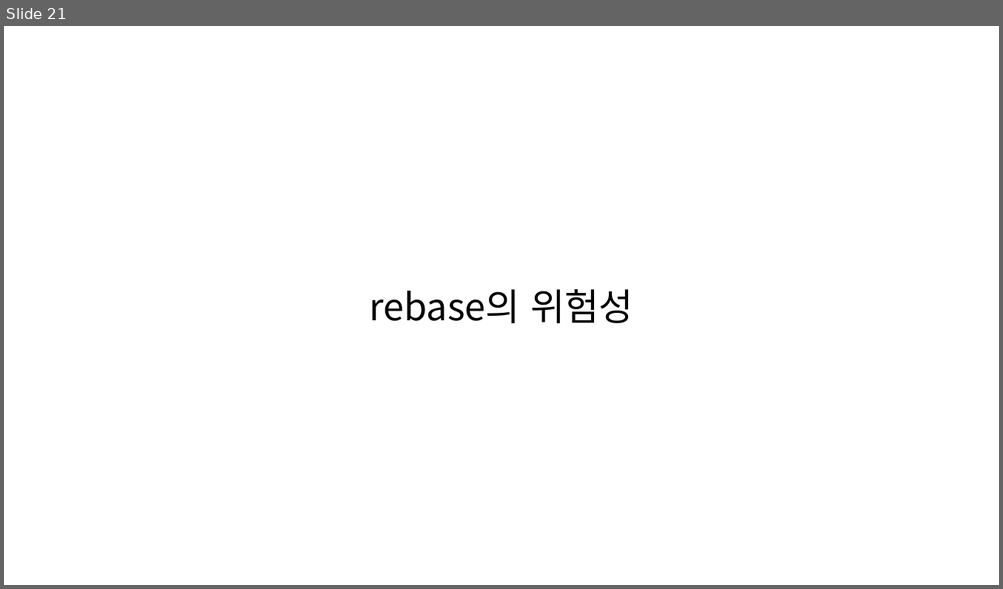
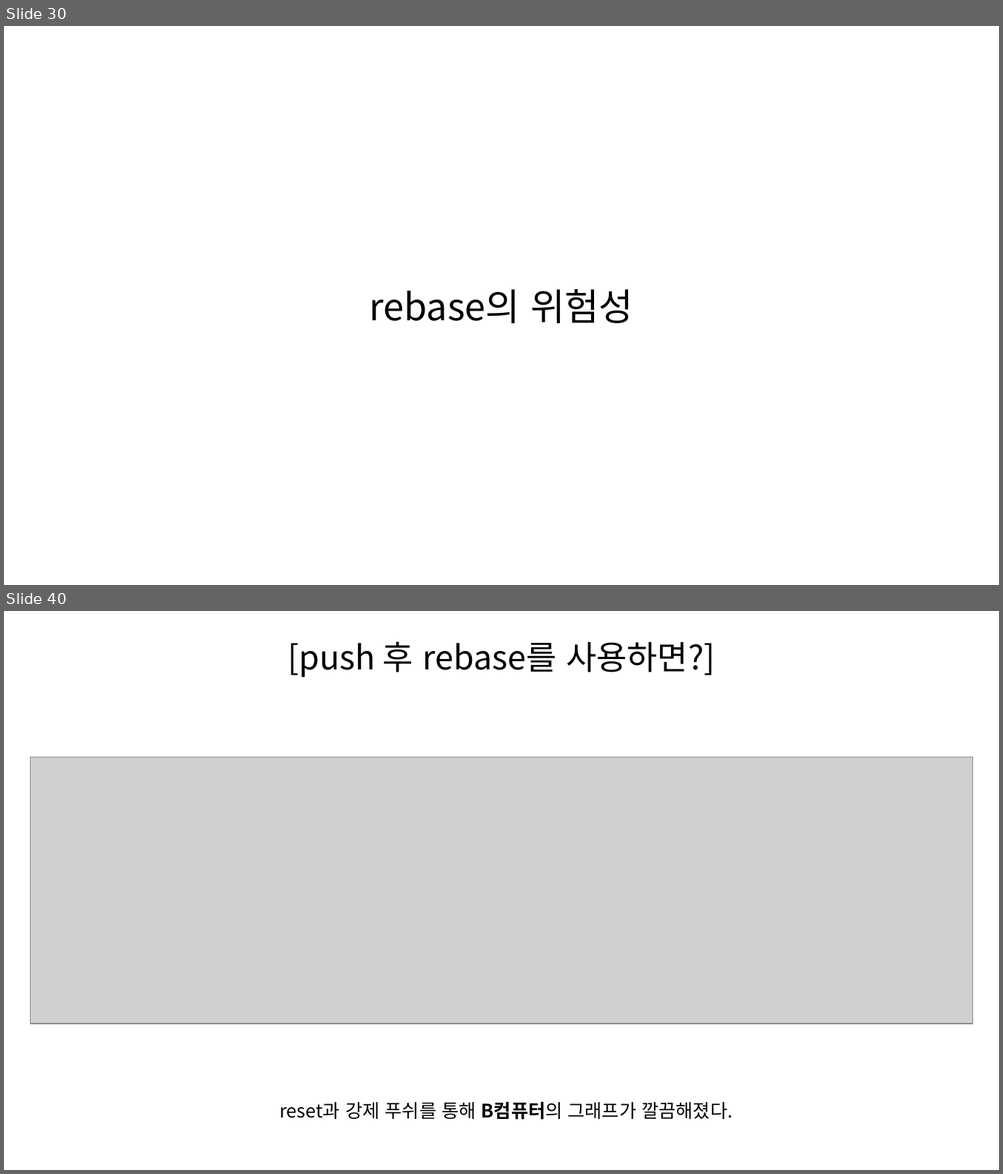
Before and after one commit to SeungHeeNoh/study_well, a slide deck: docs/9. rebase.pptx. Shown one above the other, each under a label of ours: slide 21 before the commit, slides 30 and 40 after it; the slides between them are not shown. The pictures are 1003x589 and 1003x1174 pixels, drawn with LibreOffice and Linux fonts; fonts in the diff are those of the drawing; grey boxes stand for pictures. Boxes give left, top, right and bottom in pixels: in the first picture for what was removed or moved away, otherwise in the second. Text is boxed around its words. In the diff, an @@ line names an element or a change of style, - is before the commit and + after.

```diff
--- a/docs/9. rebase.pptx
+++ b/docs/9. rebase.pptx
@@ slide 40 added at (x1=4, y1=611, x2=999, y2=1170), background #FFFFFF @@
@@ text added at (x1=287, y1=641, x2=715, y2=678), 32 pt, text #000000 @@
+[push 후 rebase를 사용하면?]
@@ picture added at (x1=30, y1=758, x2=972, y2=1024) @@
@@ text added at (x1=280, y1=1102, x2=732, y2=1120), 18 pt, text #000000 @@
+reset과 강제 푸쉬를 통해 B컴퓨터의 그래프가 깔끔해졌다.
@@ what was slide 21 is now slide 30 @@
```
Also in this commit, not shown: 6 slides changed, 29 other slides added.
